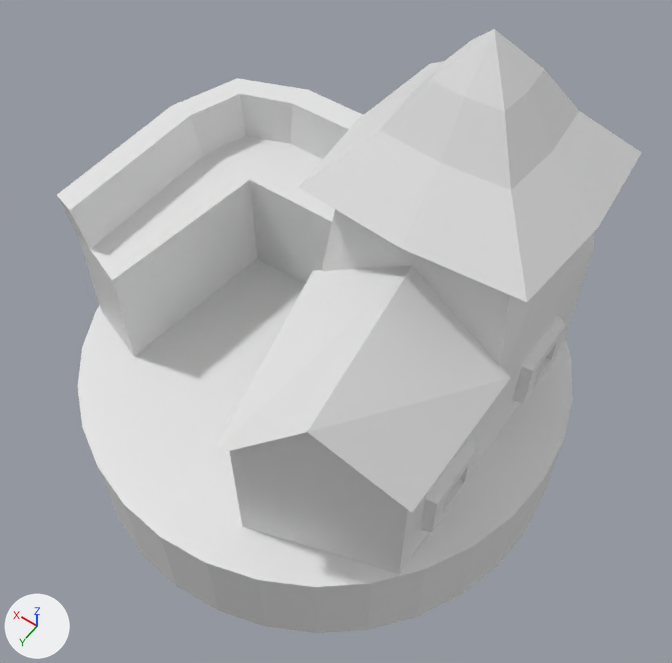
The Blender file Meshes/b_archery_range.blend: old version first, new version second.
Both versions are drawn from a 50 mm camera at (-0.265, 0.357, 0.66) aimed at (-0.029, 0.026, 0.14). The lights are fixed; the arrows at lower left show +X, +Y and +Z. The first picture is the older version.
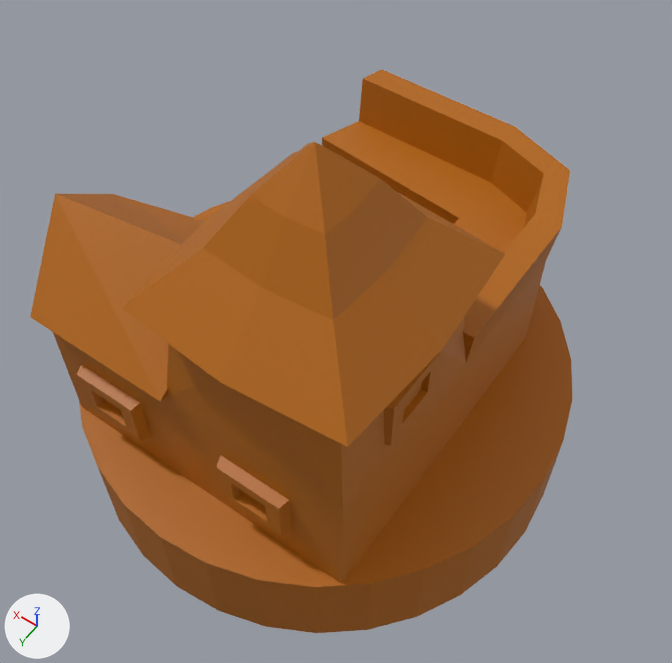
Edits to the bpy script that builds the scene:
```text
Add mat_material:
    mat_material = bpy.data.materials.new('Material')
    mat_material.use_nodes = True; mat_material.node_tree.nodes.clear()
    _N = mat_material.node_tree.nodes; _L = mat_material.node_tree.links
    n0 = _N.new('ShaderNodeBsdfPrincipled'); n0.name = 'Principled BSDF'
    n1 = _N.new('ShaderNodeOutputMaterial'); n1.name = 'Material Output'
    n2 = _N.new('ShaderNodeVertexColor'); n2.name = 'Color Attribute'
    n2.layer_name = 'Attribute'
    _L.new(n0.outputs[0], n1.inputs[0])  # 'BSDF' to 'Surface'
    _L.new(n2.outputs[0], n0.inputs[0])  # 'Color' to 'Base Color'
Change me_cylinder:
    where me_cylinder.from_pydata(...)  # 210 vertices, 181 faces; spans x -0.97..0.97, y -0.97..0.97, z -8.08..1.48
    used by ob_cylinder; location = (0.0, 0.0, 0.0378); scale = (-0.201, -0.201, -0.04)
    me_cylinder part 1: vertex colours changed
    add me_cylinder.materials.append(mat_material)
Change ob_cylinder:
    ob_cylinder.rotation_euler: (0.0, 0.0, 0.0) -> (0.0, 0.0, -1.571)  # degrees (0, 0, 0) -> degrees (0, 0, -90)
```

Where the change shows, as pixel boxes [x1, y1, x2, y2] in the pictures (672 x 663 px):
'Cylinder', recoloured, turned (white to brown): before [57, 29, 642, 633]; after [30, 69, 572, 633]
